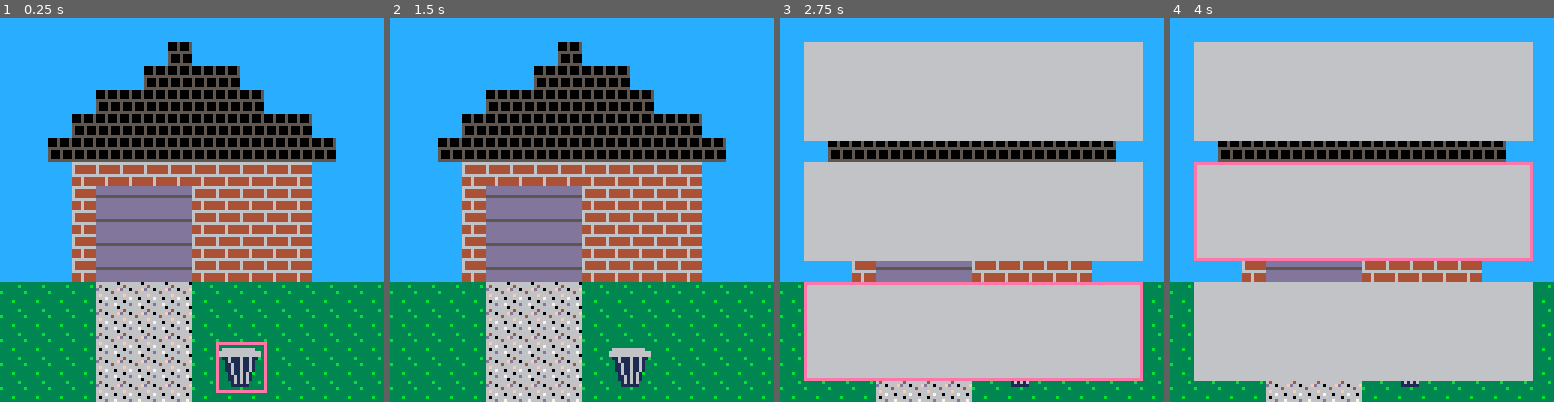
Above: before the commit, frames 1-4 (left to right).
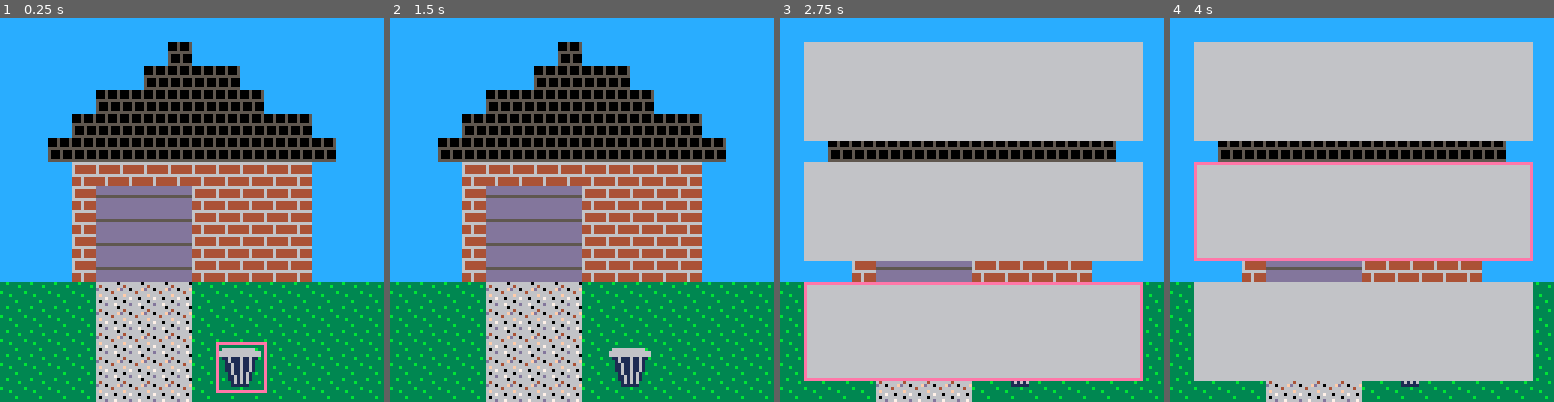
Above: after the commit, the same moments.

Repository: EmilyRagan/senior-project
Game: PICO-8 cartridge carts/home.p8
Same seed, same stepped clock (60 frames per second), same inputs: the game is played once before the commit and once after it.
Inputs:
- Up to frame 1 (0.25 s): no input
- Up to frame 2 (1.5 s): tap X (X key) at 0.33, 1.07 s; tap O (Z key) at 0.7 s
- Up to frame 3 (2.75 s): hold Right 1.6-2.1 s; tap O (Z key) at 1.7, 2.1, 2.5 s; tap X (X key) at 1.85 s; hold Up 2.15-2.42 s; hold Right from 2.47 s (still down)
- Up to frame 4 (4 s): tap O (Z key) at 2.9, 3.3, 3.7 s; tap X (X key) at 2.97 s; release Right at 3.03 s; hold Left 3.08-3.58 s; hold Down 3.63-3.97 s

The runs differ from the first frame. In frame 1, 1.4% of the frame differs, in the area x 1-99%, y 68-100%; in frame 2, 1.4%; in frame 3, 0.4%; in frame 4, 0.4%.

Commit message:
modify grass

Diff:
--- a/carts/home.p8
+++ b/carts/home.p8
@@ -117,13 +117,13 @@
 end
 
 __gfx__
-0000000033333333cccccccc0005000566666666dddddddd66666660000000000000000000011611611610000000000000000000000bb6bb6bb6b00000000000
+0000000033b33333cccccccc0005000566666666dddddddd66666660000000000000000000011611611610000000000000000000000bb6bb6bb6b00000000000
 00000000333333b3cccccccc0005000564444444dddddddd64666666000000000000000000011611611610000000000000000000000bb6bb6bb6b00000000000
 0000000033333333cccccccc0005000564444444ddddddddd660666f0066666666666000000016116161000000666666666660000000b6bb6b6b000000000000
 00000000b3333333cccccccc555555556444444455555555666664660666666666666660000011616161000006666666666666600000bb6b6b6b000000000000
-0000000033333333cccccccc5000500066666666dddddddd6f6666660666666666666660000011616161000006666666666666600000bb6b6b6b000000000000
+00000000333b3333cccccccc5000500066666666dddddddd6f6666660666666666666660000011616161000006666666666666600000bb6b6b6b000000000000
 0000000033333333cccccccc5000500044464444dddddddd666766060011611161161100000001616160000000bb6bbb6bb6bb0000000b6b6b60000000000000
-000000003333b333cccccccc5000500044464444dddddddd6066666600016111611610000000011111100000000b6bbb6bb6b00000000bbbbbb0000000000000
+0000000033333b33cccccccc5000500044464444dddddddd6066666600016111611610000000011111100000000b6bbb6bb6b00000000bbbbbb0000000000000
 0000000033333333cccccccc5555555544464444dddddddd666d667600011611611610000000000000000000000bb6bb6bb6b000000000000000000000000000
 66666660666666600000000000000000000000000000000000000000000000000000000000000000000000000000000000000000000000000000000000000000
 64666666646666660000000000000000000000000000000000000000000000000000000000000000000000000000000000000000000000000000000000000000
